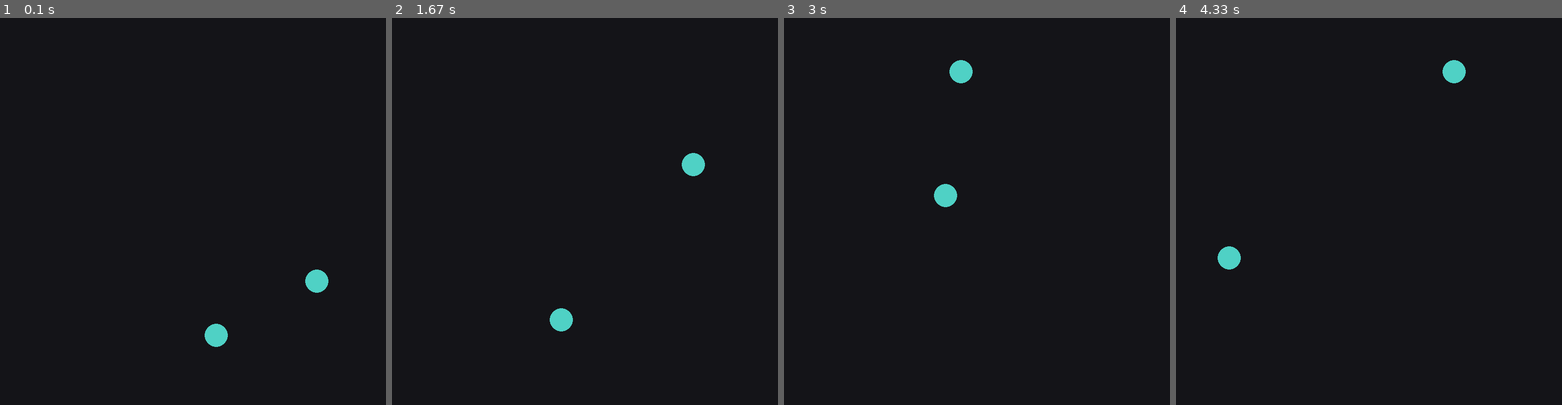
Above: before the commit, frames 1-4 (left to right).
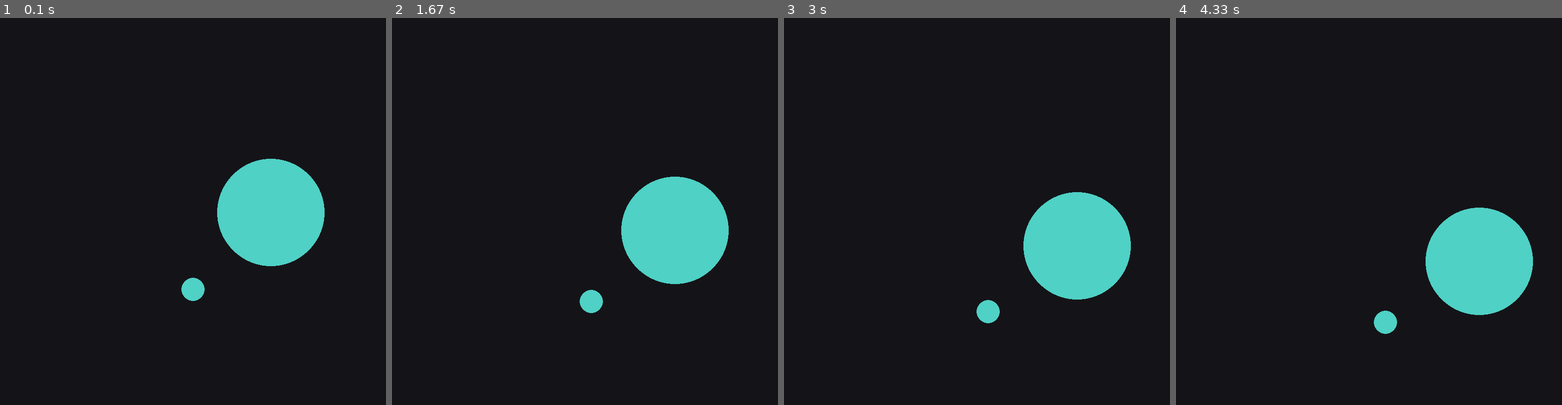
Above: after the commit, the same moments.

Repository: MatevzVidovic/pygame_renderer
Game: pygame game, started from src/3_n_body_problem/main.py
Same seed, same stepped clock (60 frames per second), same inputs: the game is played once before the commit and once after it.
Inputs:
- Up to frame 1 (0.1 s): no input
- Up to frame 2 (1.67 s): no input
- Up to frame 3 (3 s): no input
- Up to frame 4 (4.33 s): no input

The runs differ from the first frame. In frame 1, 6.9% of the frame differs, in the area x 46-86%, y 36-85%; in frame 2, 6.9%; in frame 3, 6.9%; in frame 4, 6.9%.

Commit message:
N-body variable radiuses

Diff:
--- a/src/3_n_body_problem/main.py
+++ b/src/3_n_body_problem/main.py
@@ -6,12 +6,19 @@
 
 
 SCREEN_SIZE = 800
-BALL_RADIUS = 0.03
+BALL_RADIUS_FACTOR = 0.03
+FPS = 120
 # NUM_OF_BALLS = 5
 
 
 class NBodyProblem(VisualProgram):
     def __init__(self) -> None:
+        self.masses = np.array(
+            [
+                100,
+                1,
+            ]
+        )
         self.positions = np.array(
             [
                 [0.5, 0.7],
@@ -24,27 +31,31 @@
                 [0.02, 0.01],
             ]
         )
-
-        self.ball = Elipse(2 * BALL_RADIUS * SCREEN_SIZE, (79, 209, 197))
+        # We are doing a 2d version of gravity for planets that are in 2d plane intially and therefore never leave it.
+        # Since the planets are 3d, their volume grows with 3rd power of the radius.
+        # We presume all planets to have the same density.
+        # Therefore we use the 3rd root of the mass to get their radius (which we then scale with constant).
+        self.unit_coordinate_radiuses = [BALL_RADIUS_FACTOR * np.cbrt(m) for m in self.masses]
+        self.balls = [Elipse(SCREEN_SIZE * 2 * r, (79, 209, 197)) for r in self.unit_coordinate_radiuses]
 
     def step(self) -> None:
-        self.positions += self.velocities
+        time_step = 1 / FPS
+        self.positions += self.velocities * time_step
 
-        for point, velocity in zip(self.positions, self.velocities):
-            if point[0] - BALL_RADIUS < 0 or point[0] + BALL_RADIUS > 1:
+        for point, velocity, radius in zip(self.positions, self.velocities, self.unit_coordinate_radiuses):
+            if point[0] - radius < 0 or point[0] + radius > 1:
                 velocity[0] *= -1
-            if point[1] - BALL_RADIUS < 0 or point[1] + BALL_RADIUS > 1:
+            if point[1] - radius < 0 or point[1] + radius > 1:
                 velocity[1] *= -1
 
     def get_object_tree(self) -> ObjectTree:
         screen_positions = self.positions * SCREEN_SIZE
-        print(screen_positions)
-        return [[Splat(self.ball, screen_positions[i]) for i in range(np.size(screen_positions, 0))]]
+        return [[Splat(self.balls[i], screen_positions[i]) for i in range(np.size(screen_positions, 0))]]
 
 
 def run() -> None:
     visual: VisualProgram = NBodyProblem()
-    main(visual, size=(SCREEN_SIZE, SCREEN_SIZE), title="N-Body Problem")
+    main(visual, size=(SCREEN_SIZE, SCREEN_SIZE), fps=FPS, title="N-Body Problem")
 
 
 if __name__ == "__main__":
